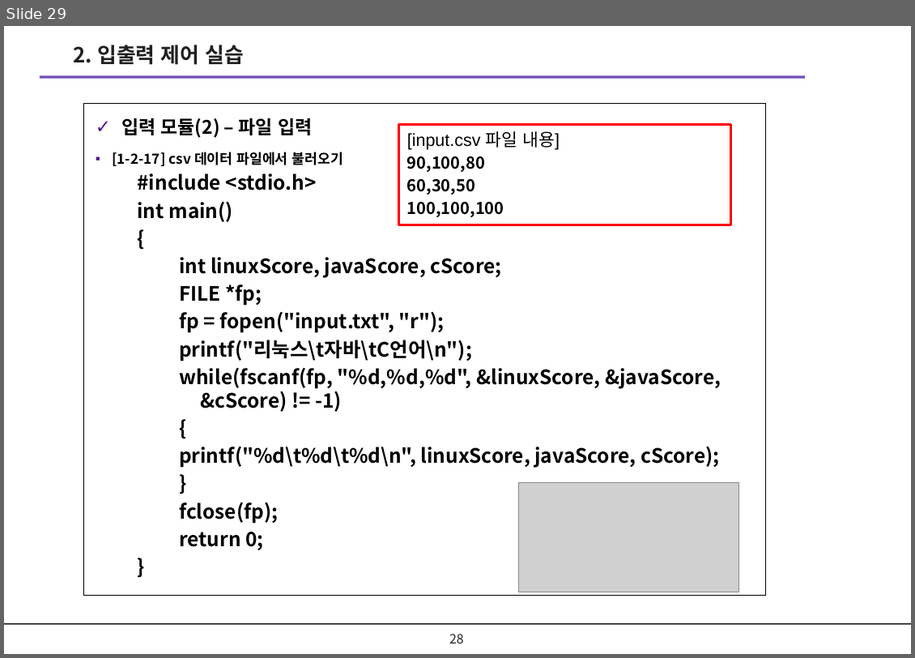
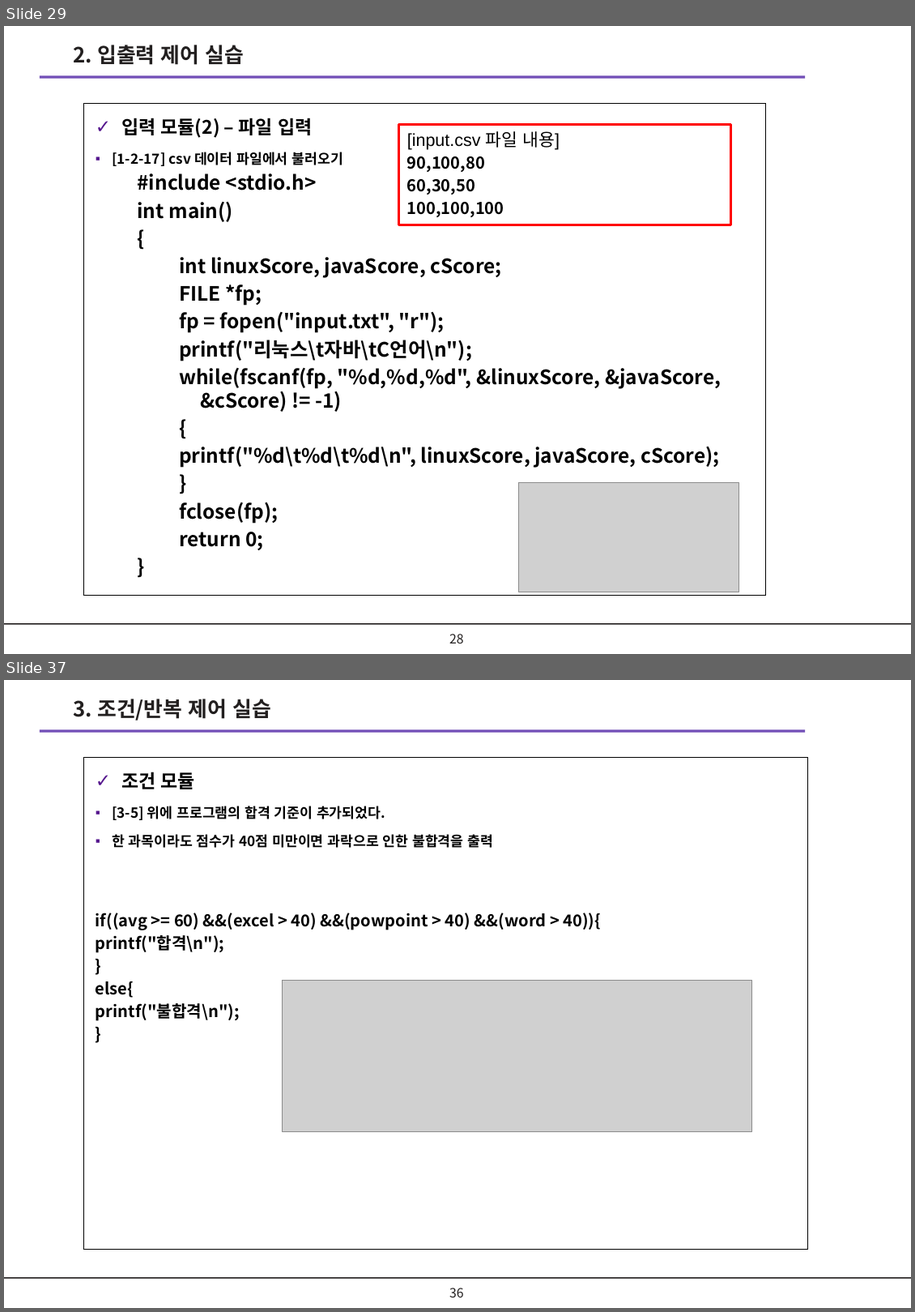
Before and after one commit to kimyudoo/KOPO_PBL_CODING, a slide deck: ppt/문제해결을위한_소프트웨어코딩_PBL_1_기본.pptx. Shown one above the other, each under a label of ours: slide 29 before the commit, slides 29 and 37 after it; the slides between them are not shown. The pictures are 915x658 and 915x1312 pixels, drawn with LibreOffice and Linux fonts; fonts in the diff are those of the drawing; grey boxes stand for pictures; background and template pictures are left out. Boxes give left, top, right and bottom in pixels: in the first picture for what was removed or moved away, otherwise in the second. Text is boxed around its words. In the diff, an @@ line names an element or a change of style, - is before the commit and + after.

```diff
--- a/ppt/문제해결을위한_소프트웨어코딩_PBL_1_기본.pptx
+++ b/ppt/문제해결을위한_소프트웨어코딩_PBL_1_기본.pptx
@@ slide 37 added at (4,680,911,1308), background #FFFFFF; not listed: 2 template elements that a slide beside it also shows @@
@@ text added at (74,699,271,720), 18 pt, text #221F1F, bold @@
+3. 조건/반복 제어 실습
@@ rectangle added at (83,757,808,1249), outline #000000 0.75 pt, 14 pt, text #000000, bold @@
+✓ 조건 모듈
+▪ [3-5] 위에 프로그램의 합격 기준이 추가되었다.
+▪ 한 과목이라도 점수가 40점 미만이면 과락으로 인한 불합격을 출력
+if((avg >= 60) &&(excel > 40) &&(powpoint > 40) &&(word > 40)){
+printf("합격\n");
+}
+else{
+printf("불합격\n");
+}
@@ picture added at (283,981,753,1131) @@
@@ page number added at (450,1288,464,1297), 11 pt, text #221F1F @@
+36
```
Also in this commit, not shown: 1 slide changed, 32 other slides added, 3 other files.
